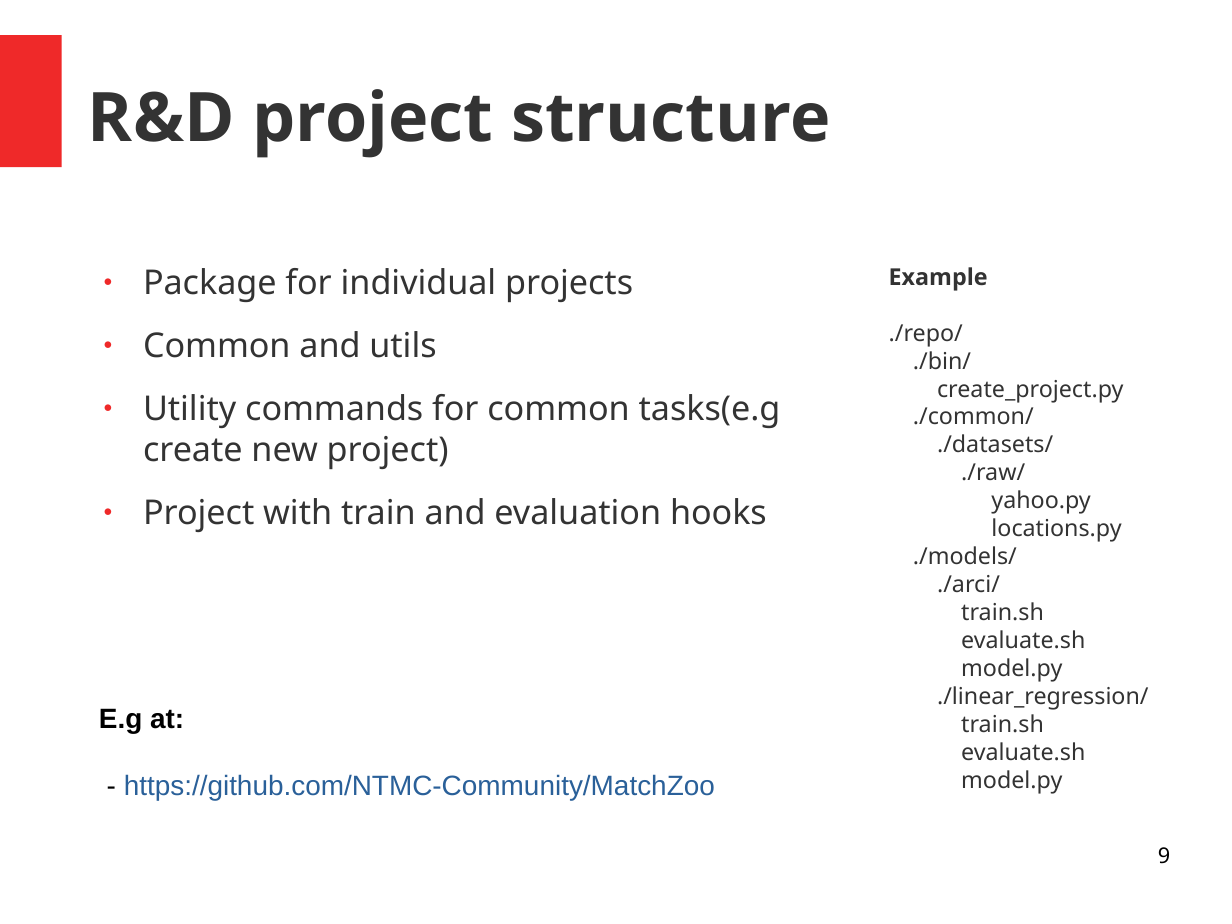
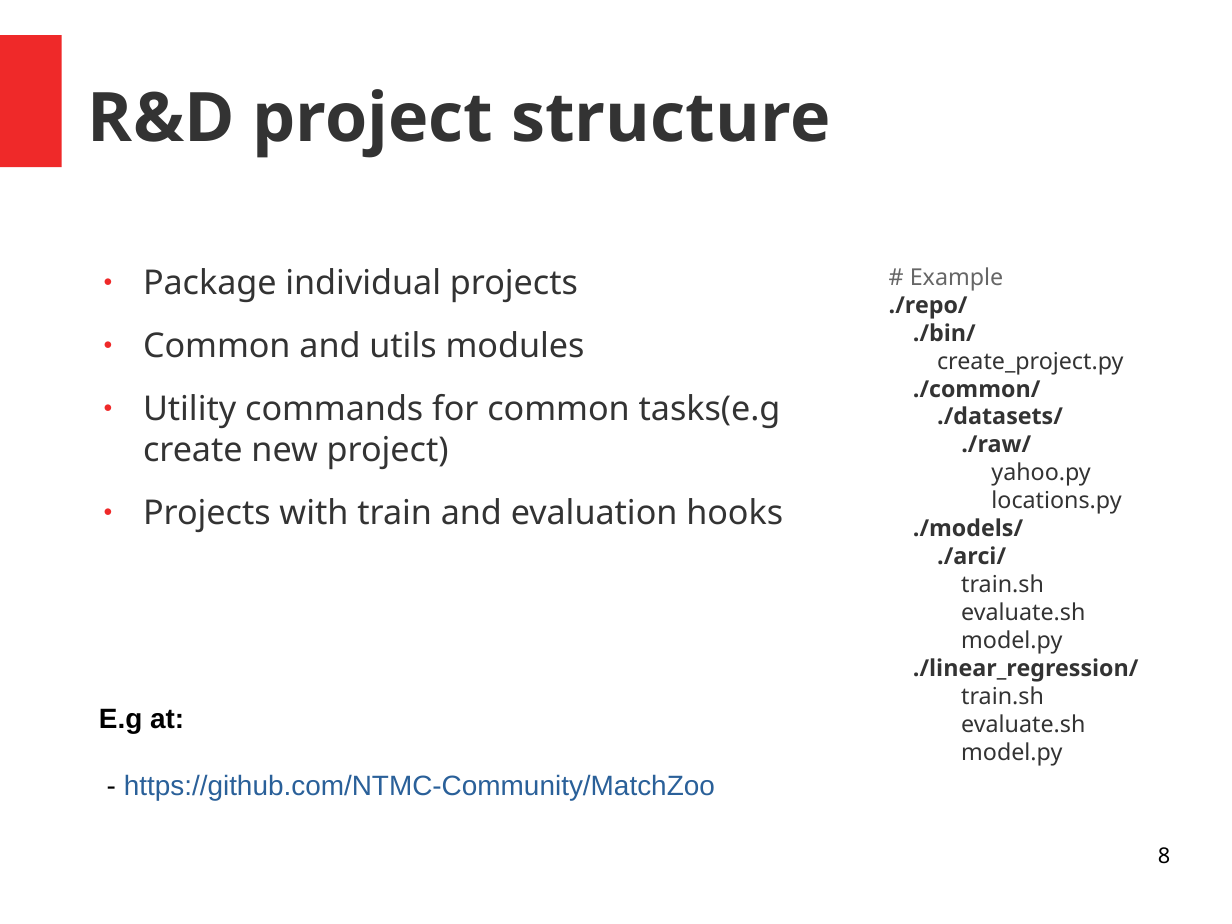
Before and after one commit to andrefsp/models-to-production, a slide deck: slide 8 of models-to-production.odp (slide 9 before the commit). Drawn at 1232x924 pixels with LibreOffice and Linux fonts; fonts in the diff are those of the drawing. Boxes give left, top, right and bottom in pixels: in the first picture for what was removed or moved away, otherwise in the second. Text is boxed around its words. In the diff, an @@ line names an element or a change of style, - is before the commit and + after.

```diff
--- a/models-to-production.odp
+++ b/models-to-production.odp
@@ text at box(143, 268, 585, 358): text changed @@
-● Package for individual projects
-● Common and utils
+● Package individual projects
+● Common and utils modules
@@ text at box(889, 267, 1139, 766): text changed @@
-Example
-./repo/
-./bin/
-create_project.py
-./common/
-./datasets/
-./raw/
-yahoo.py
-locations.py
-./models/
-./arci/
-train.sh
-evaluate.sh
-model.py
-./linear_regression/
-train.sh
-evaluate.sh
-model.py
+# Example
+./repo/
+./bin/
+create_project.py
+./common/
+./datasets/
+./raw/
+yahoo.py
+locations.py
+./models/
+./arci/
+train.sh
+evaluate.sh
+model.py
+./linear_regression/
+train.sh
+evaluate.sh
+model.py
@@ text at box(143, 498, 783, 532): text changed @@
-● Project with train and evaluation hooks
+● Projects with train and evaluation hooks
@@ page number at box(1158, 847, 1170, 864): text changed @@
-9
+8
```
Also in this commit, not shown: 10 other slides changed, 1 slide added, 5 slides removed.
